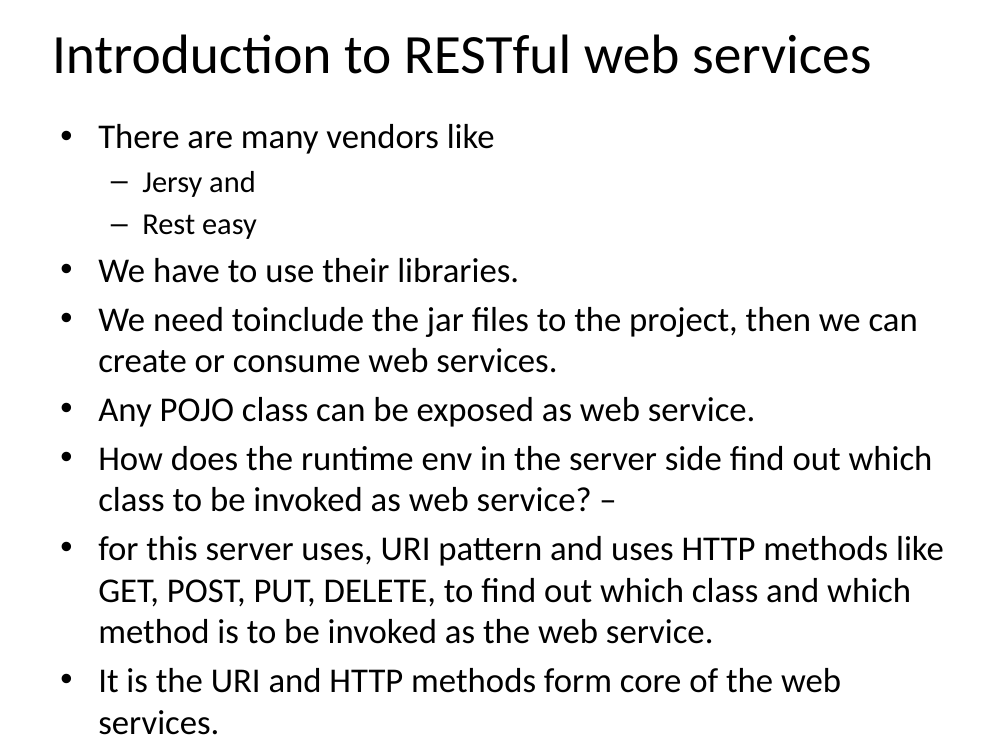
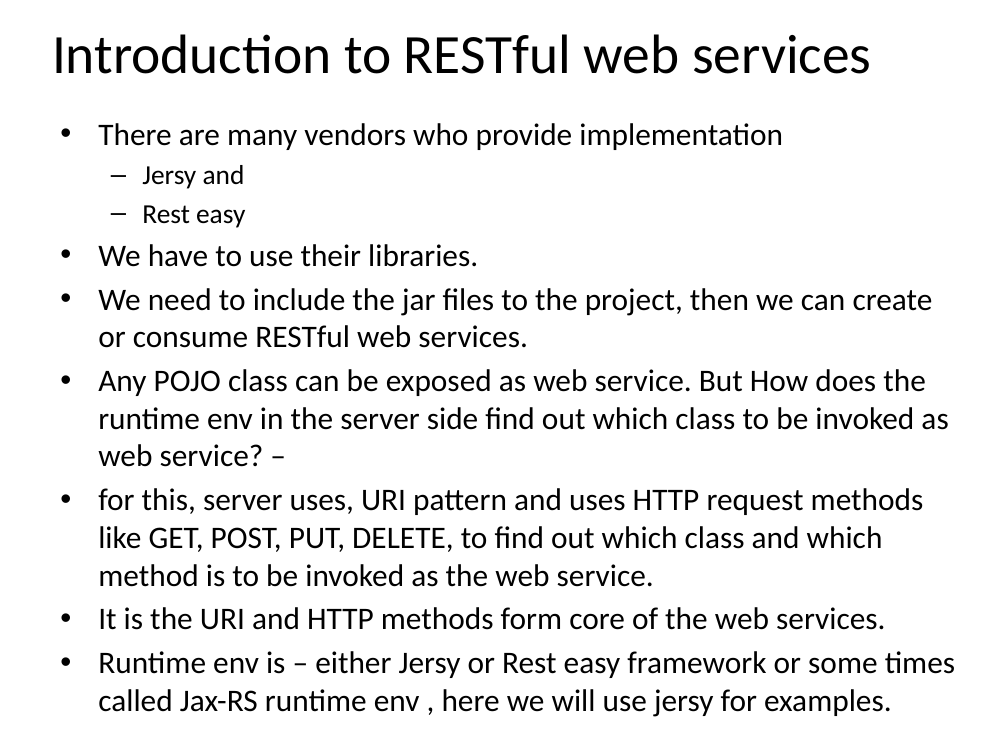
Before and after one commit to email2dorababu/SCALA_Reading, a slide deck: slide 4 of REST/REST_part1.pptx. Drawn at 1008x756 pixels with LibreOffice and Linux fonts; fonts in the diff are those of the drawing. Boxes give left, top, right and bottom in pixels: in the first picture for what was removed or moved away, otherwise in the second. Text is boxed around its words. In the diff, an @@ line names an element or a change of style, - is before the commit and + after.

```diff
--- a/REST/REST_part1.pptx
+++ b/REST/REST_part1.pptx
@@ text at [98,123,783,150]: text changed; size 24.8 to 22.4 pt @@
-• There are many vendors like
+• There are many vendors who provide implementation
@@ text at [98,165,885,630]: size 21.7 to 19.6 pt in "Jersy and", "Rest easy"; size 24.8 to 22.4 pt in "We have to use their libraries.", "It is the URI and HTTP methods ..." @@
@@ text at [98,288,948,587]: text changed; size 24.8 to 22.4 pt @@
-• We need toinclude the jar files to the project, then we can create or consume web services.
-• Any POJO class can be exposed as web service.
-• How does the runtime env in the server side find out which class to be invoked as web service? –
-• for this server uses, URI pattern and uses HTTP methods like GET, POST, PUT, DELETE, to find out which class and which method is to be invoked as the web service.
+• We need to include the jar files to the project, then we can create or consume RESTful web services.
+• Any POJO class can be exposed as web service. But How does the runtime env in the server side find out which class to be invoked as web service? –
+• for this, server uses, URI pattern and uses HTTP request methods like GET, POST, PUT, DELETE, to find out which class and which method is to be invoked as the web service.
@@ text at [98,651,955,717]: text changed; size 24.8 to 22.4 pt @@
-• Runtime env is – either Jersy or Rest easy or some times called Jax-RS , here we will use jersy for examples.
+• Runtime env is – either Jersy or Rest easy framework or some times called Jax-RS runtime env , here we will use jersy for examples.
```
Also in this commit, not shown: 2 other slides changed, 6 slides added, 34 other files.
